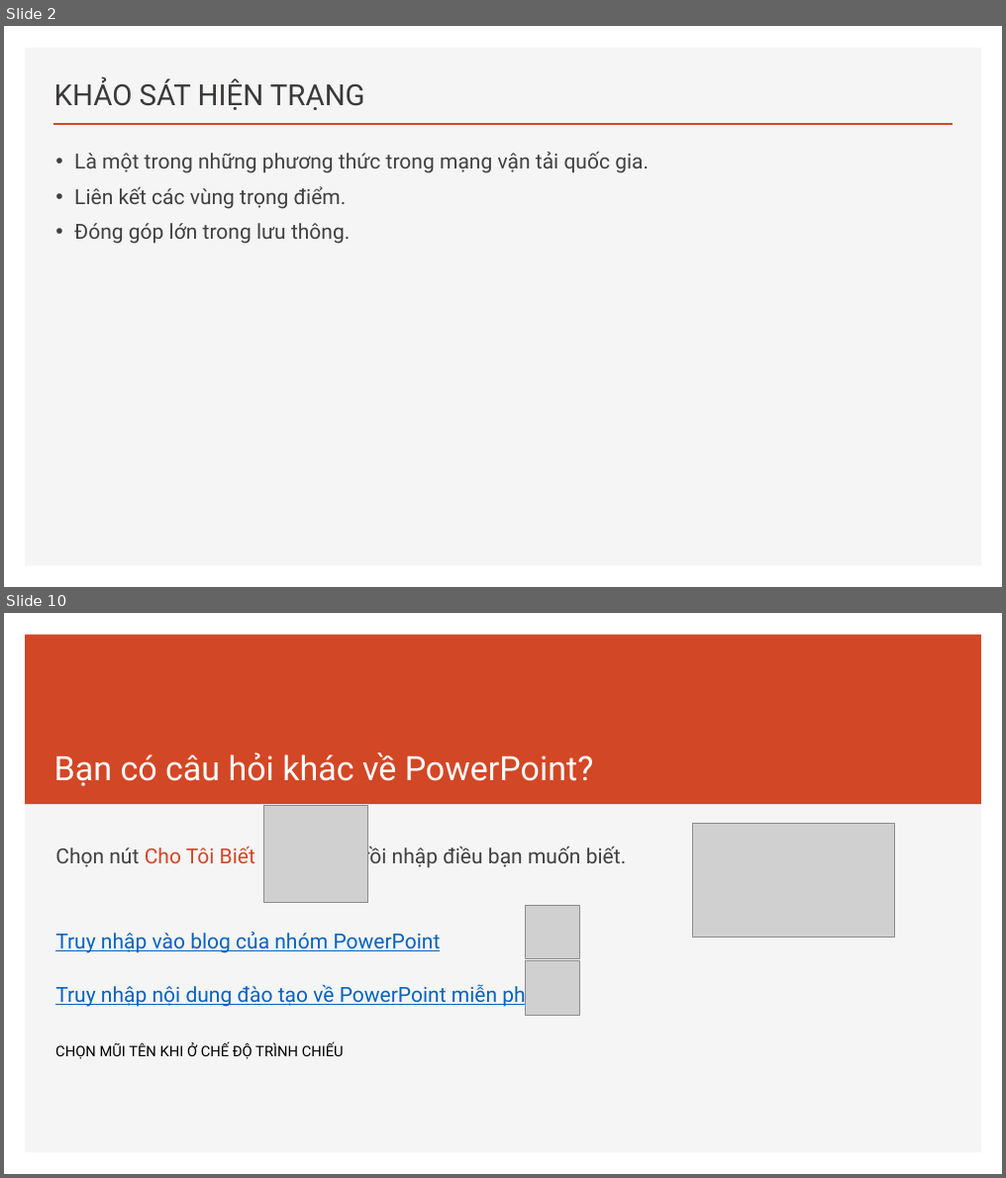
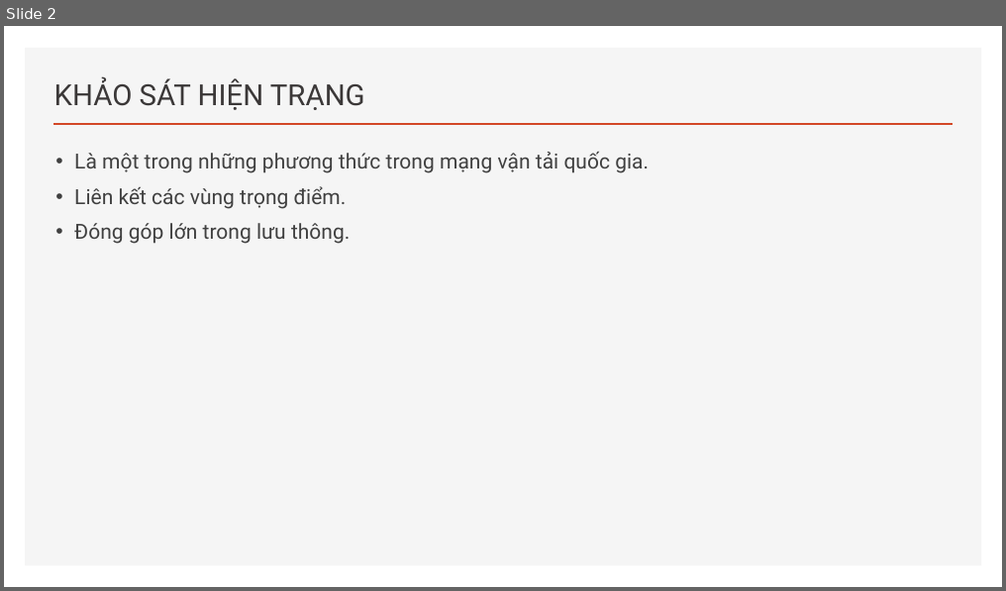
Before and after one commit to hiepatk99/CSDL_PT, a slide deck: 1-BC1-P8.pptx. Shown one above the other, each under a label of ours: slides 2 and 10 before the commit, slide 2 after it; the slides between them are not shown. The pictures are 1006x1178 and 1006x591 pixels, drawn with LibreOffice and Linux fonts; fonts in the diff are those of the drawing; grey boxes stand for pictures. Boxes give left, top, right and bottom in pixels: in the first picture for what was removed or moved away, otherwise in the second. Text is boxed around its words. In the diff, an @@ line names an element or a change of style, - is before the commit and + after.

```diff
--- a/1-BC1-P8.pptx
+++ b/1-BC1-P8.pptx
@@ slide 10 removed at [4, 613, 1002, 1174], background #FFFFFF; not listed: 1 template element that a slide beside it also shows @@
@@ rectangle removed at [25, 635, 982, 805] @@
@@ title removed at [54, 753, 594, 786] @@
-Bạn có câu hỏi khác về PowerPoint?
@@ picture removed at [263, 805, 368, 903] @@
@@ text removed at [55, 845, 626, 1008] @@
-Chọn nút Cho Tôi Biết , rồi nhập điều bạn muốn biết.
-Truy nhập vào blog của nhóm PowerPoint
-Truy nhập nội dung đào tạo về PowerPoint miễn phí
@@ picture removed at [693, 823, 896, 937] @@
@@ picture removed at [525, 905, 579, 959] @@
@@ picture removed at [525, 961, 579, 1015] @@
@@ text removed at [55, 1043, 344, 1059] @@
-CHỌN MŨI TÊN KHI Ở CHẾ ĐỘ TRÌNH CHIẾU
```
Also in this commit, not shown: 5 slides changed, 9 slides added, 2 other slides removed.
